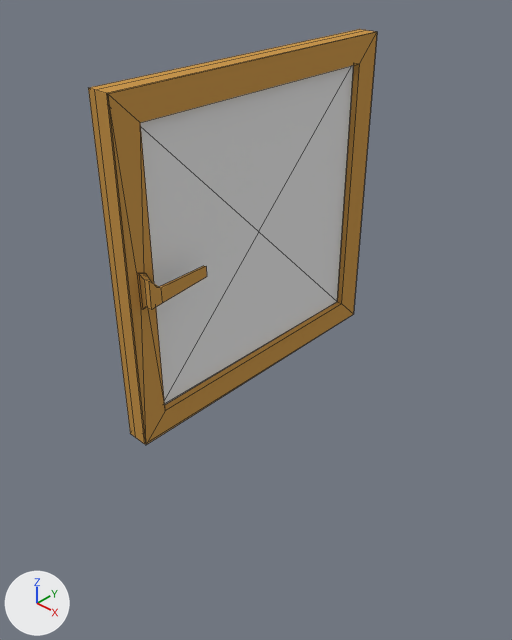
An edit to the Blender file Vision/assets/Models/window.blend, drawn before and after from the same camera.
One viewpoint serves both versions: a camera (50 mm lens) standing at (7.89, -9.75, 9.78) and looking at (-1.22, -0.18, 1.59). The axes (+X, +Y, +Z) are drawn at lower left. The lights are the same throughout. Mesh edges are drawn as thin lines.

Before the edit, the objects in view are built like this:
```python
me_cube = bpy.data.meshes.new('Cube')
me_cube.from_pydata(...)  # 61 vertices, 56 faces; spans x -2.16..4.03, y -1.0..1.0, z -1.0..1.0
# faces by material slot: [4, 52]
me_cube.materials.append(mat_material_005)  # white #e7e7e7
me_cube.materials.append(mat_material_007)  # orange #c9964e
ob_cube = bpy.data.objects.new('Cube', me_cube)
ob_cube.location = (-1.85, 0.56, 3.25)
ob_cube.scale = (0.158, 3.66, 3.66)
```
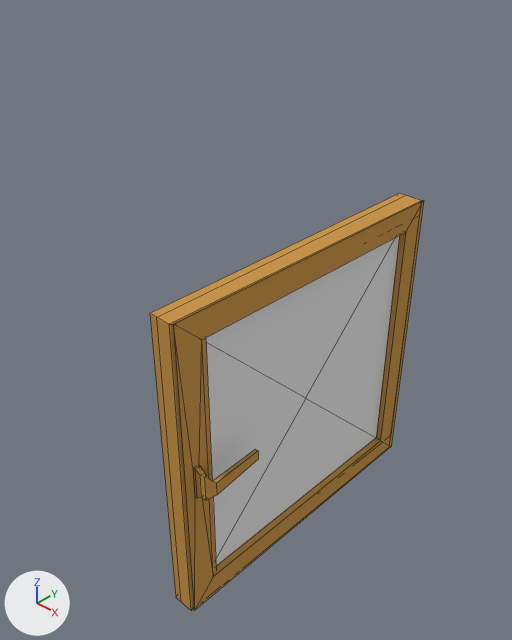
Commit message: window .blend aktualisiert

What the commit changed:
me_cube is used by ob_cube; location (-1.85, 0.56, 3.25); scale (0.158, 3.66, 3.66).
me_cube had 61 vertices, 56 faces and spanned x -2.16..4.03, y -1.0..1.0, z -1.0..1.0.
me_cube now has 69 vertices, 64 faces and spans x -2.16..4.13, y -1.0..1.01, z -1.0..1.0.
Part 1, on me_cube:
5 vertices in x 2.31..4.03, y -0.9..-0.89, z -0.04..0.07 move by (0.1, 0.01, 0.0).
4 vertices in x 2.93..3.43, y -0.56, z -0.03..0.03 move by (0.23, 0.01, 0.0).
4 vertices in x 1.19..1.56, y -0.9, z -0.09..0.09 move by (0.1, 0.02, 0.0).
4 vertices in x 1.2..1.57, y -0.94, z -0.11..0.11 move by (0.08, 0.01, 0.0).
4 vertices in x 0.19..1.19, y -0.84, z -0.84..0.84 move by (0.12, 0.01, 0.0).
4 vertices in x 0.02..1.02, y 0.84, z -0.84..0.84 move by (0.79, 0.01, 0.0).
14 vertices move from x 0.1..3.09, y -1.0..1.0, z -1.0..1.0 to x 0.56..3.18, y -0.99..1.01, z -1.0..1.0.
8 vertices are added at x -0.97..1.64, y -0.78..1.0, z -0.89..0.9.
5 new faces join them, mat_material_007 (orange #c9964e).
3 new faces join them, mat_material_005 (white #e7e7e7).
Object 'Cube' (ob_cube) moves from (-1.85, 0.56, 3.25) to (0.0, 0.0, 0.0).

Changed parts and their boxes (x1, y1, x2, y2) in the pictures (512 x 640 px):
'Cube', reshaped, moved
    before: (88, 29, 377, 445)
    after: (150, 193, 424, 611)
part 1 of me_cube, built on
    before: (96, 30, 377, 445)
    after: (157, 196, 424, 611)
